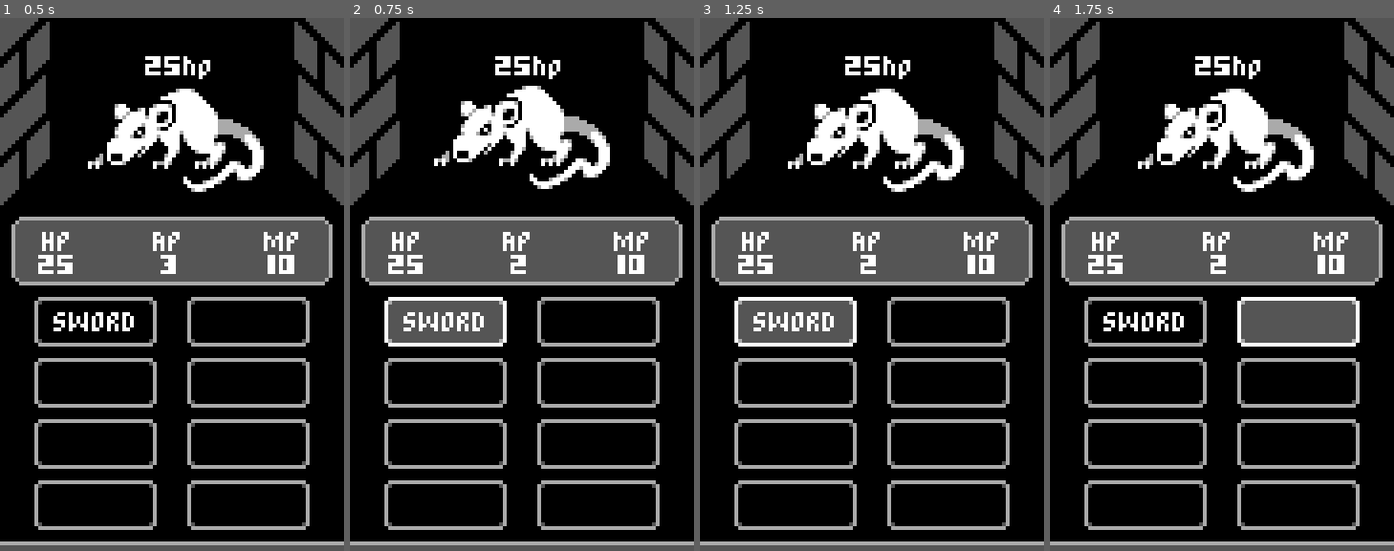
Above: before the commit, frames 1-4 (left to right).
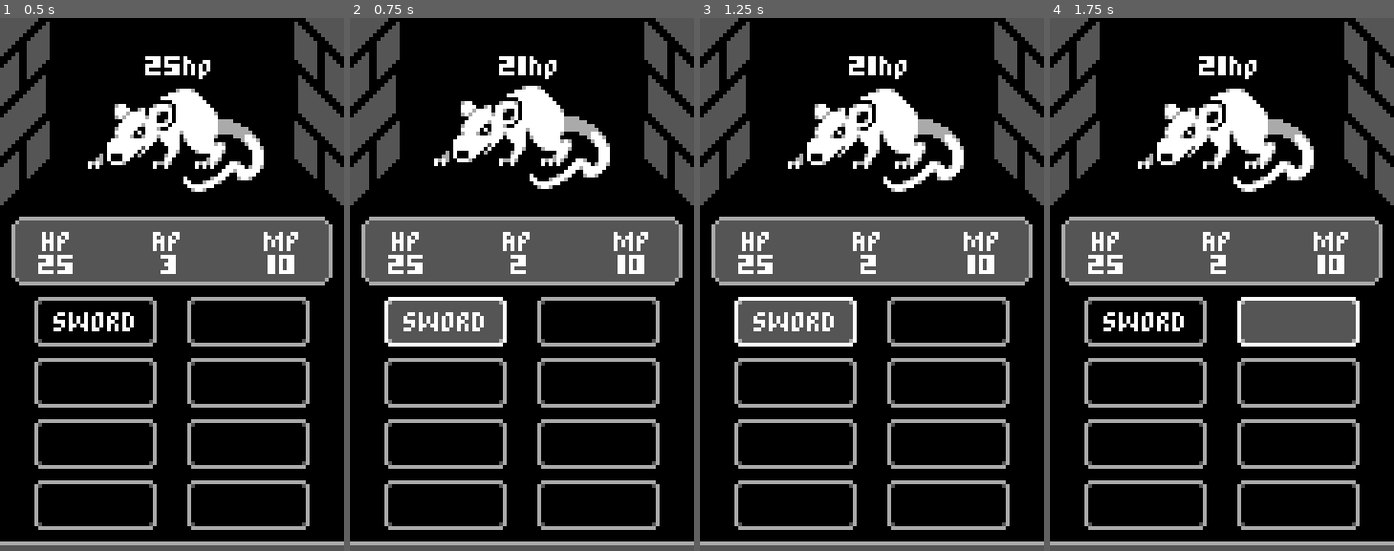
Above: after the commit, the same moments.

Repository: woliveira82/godot-mobile-rpg
Game: Godot game, scene res://game/Battle.tscn
The game is run twice, just before and just after one commit, with the same random seed, the same clock (stepped at 60 frames per second) and the same inputs. Before the commit the project starts from res://Battle.tscn.
Inputs (mouse positions are in pixels of both pictures, inside the frame that each line leads up to):
- Up to frame 1 (0.5 s): no input
- Up to frame 2 (0.75 s): click "SWORD" at 0.5 s
- Up to frame 3 (1.25 s): no input
- Up to frame 4 (1.75 s): click (1297, 321) at 1.25 s

Frame 1 is identical in both runs. In frame 2, 0.4% of the frame differs, in the area x 42-62%, y 7-12%; in frame 3, 0.4%; in frame 4, 0.4%.

Commit message:
refact: folder structure

Diff:
--- a/Battle.tscn
+++ b/game/Battle.tscn
@@ -1,11 +1,11 @@
 [gd_scene load_steps=8 format=2]
 
 [ext_resource path="res://assets/images/Mobile RPG Mockup.png" type="Texture" id=1]
-[ext_resource path="res://Enemy.tscn" type="PackedScene" id=2]
+[ext_resource path="res://game/Enemy.tscn" type="PackedScene" id=2]
 [ext_resource path="res://assets/images/Dungeon.png" type="Texture" id=3]
-[ext_resource path="res://Battle.gd" type="Script" id=4]
-[ext_resource path="res://StatsPanel.gd" type="Script" id=5]
-[ext_resource path="res://PlayerStatus.gd" type="Script" id=6]
+[ext_resource path="res://game/Battle.gd" type="Script" id=4]
+[ext_resource path="res://game/ui/StatsPanel.gd" type="Script" id=5]
+[ext_resource path="res://game/PlayerStatus.gd" type="Script" id=6]
 [ext_resource path="res://themes/DefaultTheme.tres" type="Theme" id=7]
 
 [node name="Battle" type="Node"]
--- a/Enemy.gd
+++ b/game/Enemy.gd
@@ -29,7 +29,7 @@
 
 
 func take_damage(amount):
-	hp -= amount
+	self.hp -= amount
 	if is_dead():
 		emit_signal("died")
 		queue_free()
--- a/Enemy.tscn
+++ b/game/Enemy.tscn
@@ -1,6 +1,6 @@
 [gd_scene load_steps=7 format=2]
 
-[ext_resource path="res://Enemy.gd" type="Script" id=1]
+[ext_resource path="res://game/Enemy.gd" type="Script" id=1]
 [ext_resource path="res://assets/images/Rat.png" type="Texture" id=2]
 [ext_resource path="res://themes/DefaultTheme.tres" type="Theme" id=3]
 
--- a/project.godot
+++ b/project.godot
@@ -11,7 +11,7 @@
 [application]
 
 config/name="Godot-mobile-rpg"
-run/main_scene="res://Battle.tscn"
+run/main_scene="res://game/Battle.tscn"
 config/icon="res://icon.png"
 
 [display]
Renamed: Battle.gd -> game/Battle.gd
Renamed: PlayerStatus.gd -> game/PlayerStatus.gd
Renamed: StatsPanel.gd -> game/ui/StatsPanel.gd
